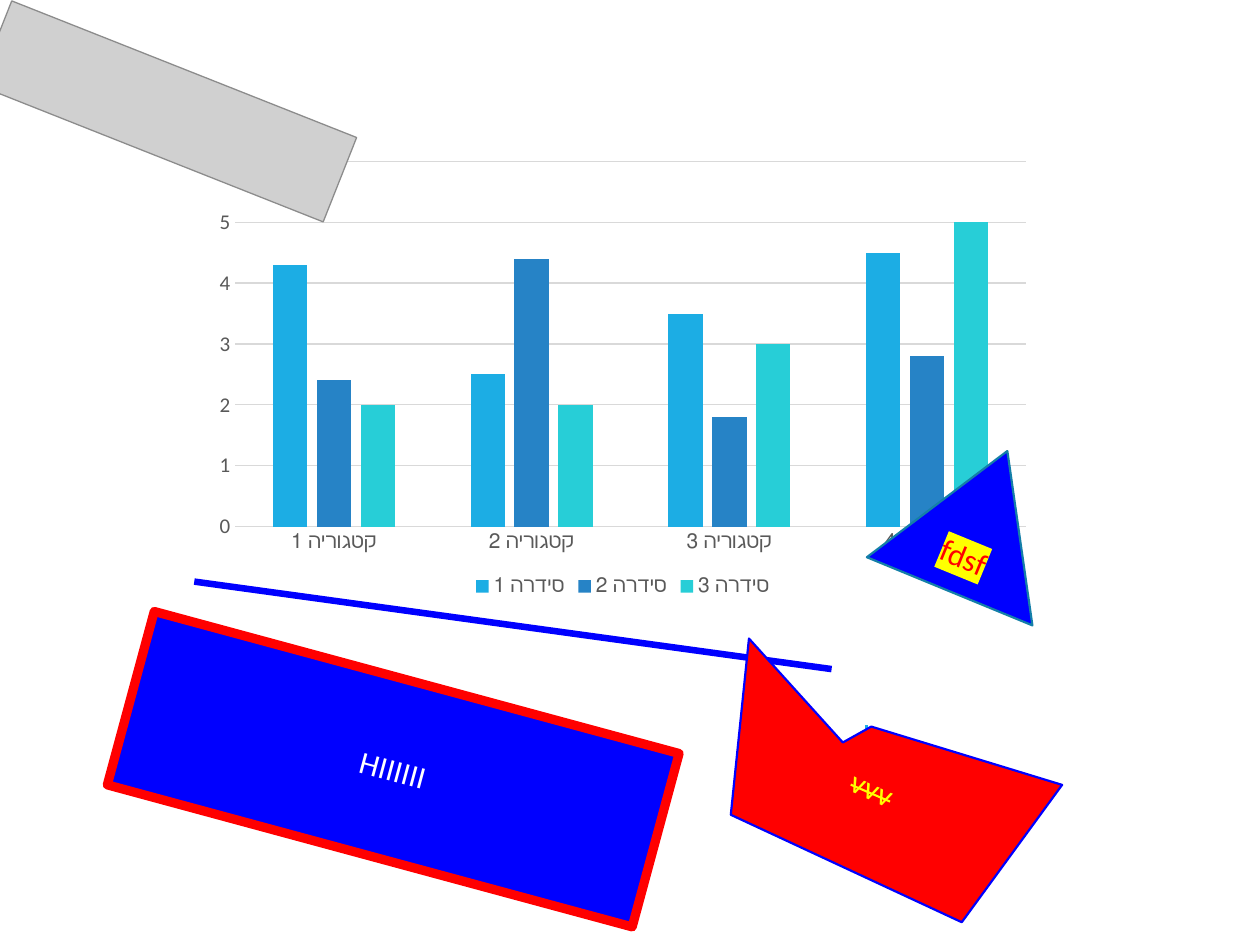
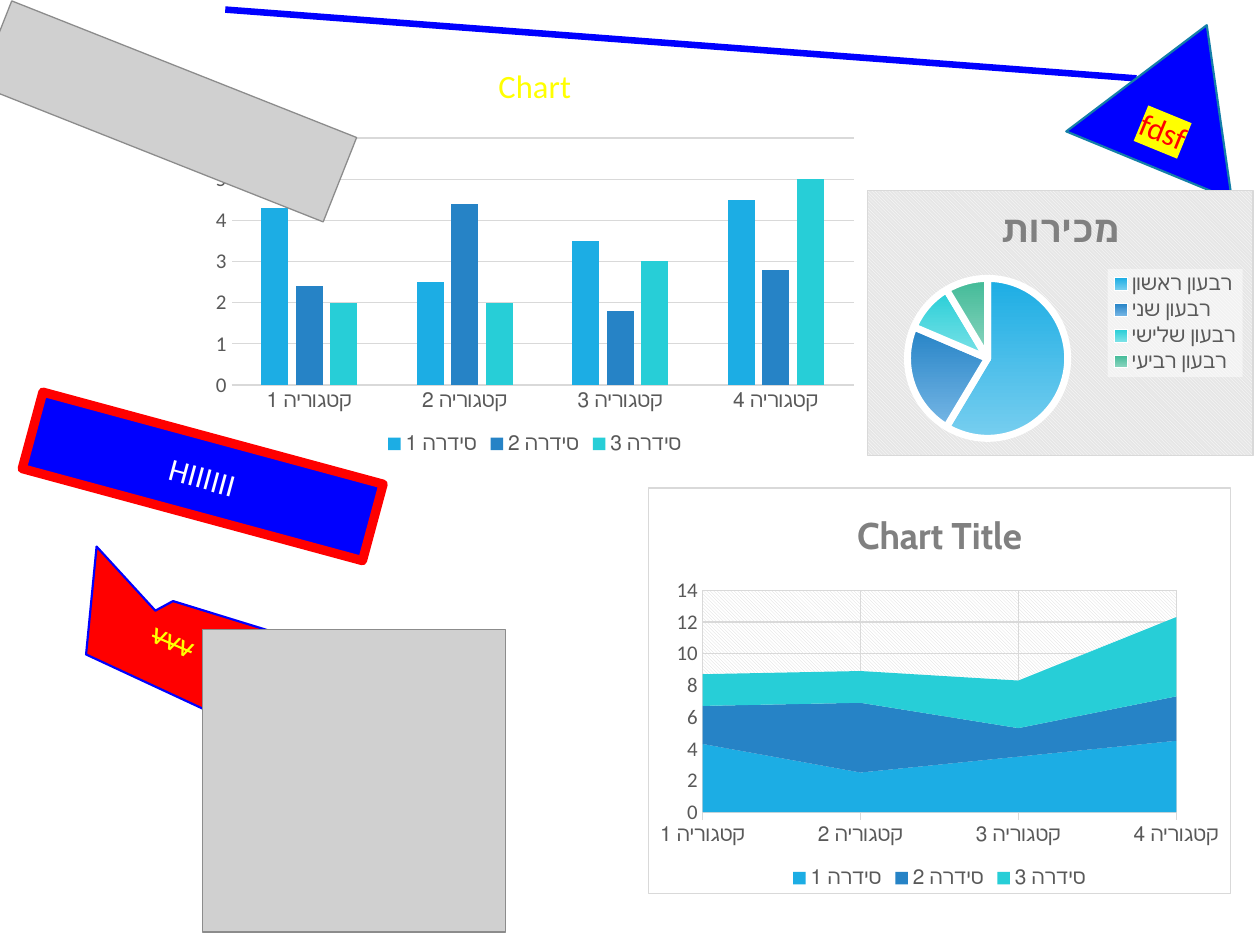
Before and after one commit to meshesha/meshesha.github.io, a slide deck: slide 8 of pptxjs/Sample_12.pptx. Drawn at 1260x945 pixels with LibreOffice and Linux fonts; fonts in the diff are those of the drawing; grey boxes stand for pictures; background and template pictures are left out. Boxes give left, top, right and bottom in pixels: in the first picture for what was removed or moved away, otherwise in the second. Text is boxed around its words. In the diff, an @@ line names an element or a change of style, - is before the commit and + after.

```diff
--- a/pptxjs/Sample_12.pptx
+++ b/pptxjs/Sample_12.pptx
@@ line moved from (194, 582) - (832, 669) to (226, 10) - (1137, 78) @@
@@ triangle "fdsf": place and size @@
-triangle "fdsf" at [868,416,1091,624]
+triangle "fdsf" at [1067,0,1260,200]
@@ column chart at [203,42,867,459] @@
@@ title "Chart " added @@
@@ column chart: place and size @@
-column chart at [203,140,1043,602]
+column chart at [203,42,867,459]
@@ pie chart added at [867,190,1254,457] @@
+title "מכירות"
+categories: רבעון ראשון, רבעון שני, רבעון שלישי, רבעון רביעי
+מכירות: 59, 23, 10, 9
@@ rectangle "HIIIIII": place and size @@
-rectangle "HIIIIII" at [107,611,679,927]
+rectangle "HIIIIII" at [22,393,384,561]
@@ area stacked chart added at [648,488,1231,895] @@
+categories: קטגוריה 1, קטגוריה 2, קטגוריה 3, קטגוריה 4
+סידרה 1: 4.3, 2.5, 3.5, 4.5
+סידרה 2: 2.4, 4.4, 1.8, 2.8
+סידרה 3: 2, 2, 3, 5
@@ freeform shape "vvv": place and size @@
-freeform shape "vvv" at [680,638,1067,937]
+freeform shape "vvv" at [54,546,295,730]
@@ picture added at [203,630,505,932] @@
```
Also in this commit, not shown: 2 other slides changed, 2 slides removed.
